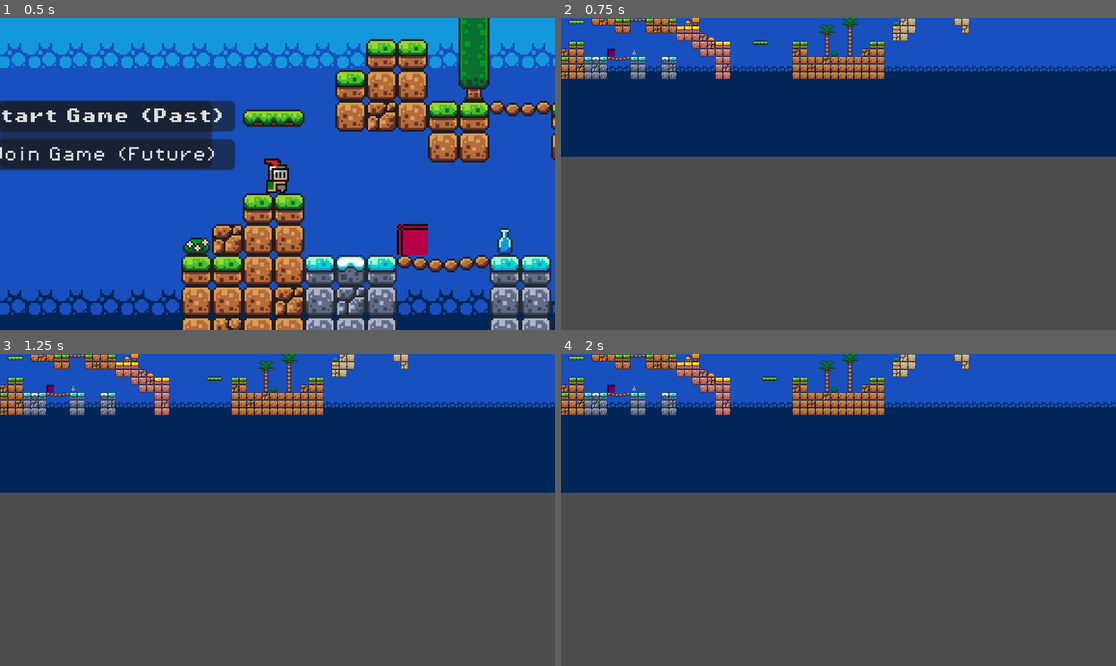
Above: before the commit, frames 1-4 (two rows, left to right).
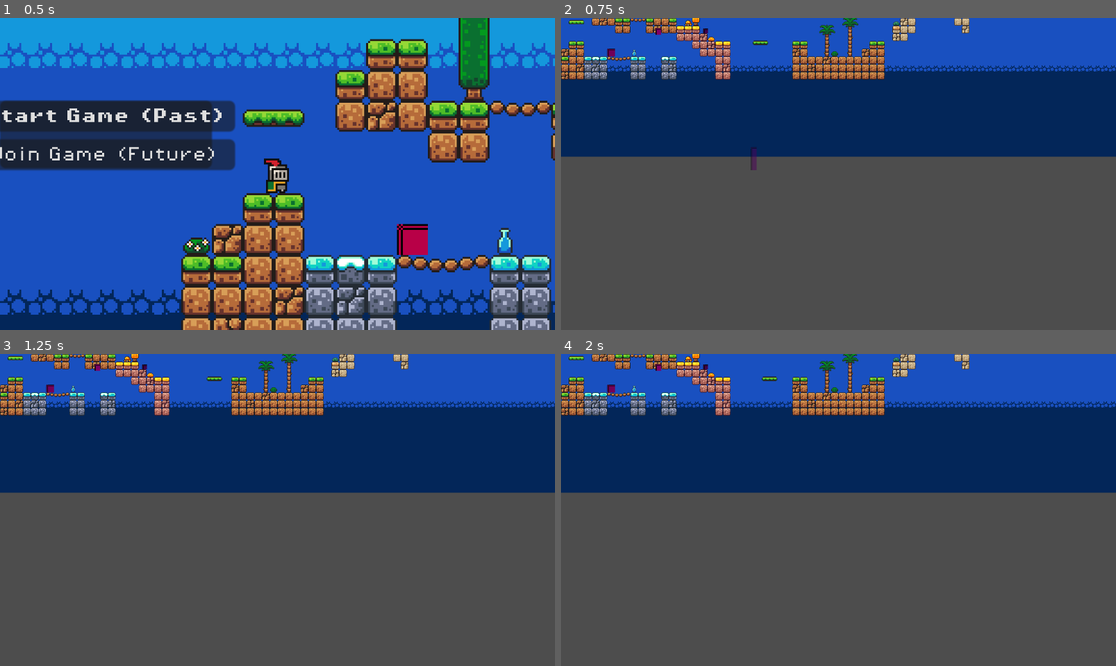
Above: after the commit, the same moments.

Repository: goodbless/first-game-in-godot
Game: Godot game, scene res://scenes/game.tscn
The game is run twice, just before and just after one commit, with the same random seed, the same clock (stepped at 60 frames per second) and the same inputs.
Inputs (mouse positions are in pixels of both pictures, inside the frame that each line leads up to):
- Up to frame 1 (0.5 s): no input
- Up to frame 2 (0.75 s): click "Join Game (Future)" at 0.5 s
- Up to frame 3 (1.25 s): no input
- Up to frame 4 (2 s): tap Enter at 1.25 s; move the mouse to (960, 494) at 1.27 s; hold Right (move_right) from 1.28 s (still down); tap X (attack) at 1.35 s; click (960, 494) at 1.42 s; tap Space (jump) at 1.52, 1.82 s

Frame 1 is identical in both runs. In frame 2, 0.1% of the frame differs, in the area x 17-36%, y 3-49%; in frame 3, less than 0.1%; in frame 4, less than 0.1%.

Commit message:
Add test room scene, CanvasLayer HUD, code-based button wiring, door arch glow feedback, era interactable diagnostics

Diff:
--- a/First Game/scenes/game.tscn
+++ b/First Game/scenes/game.tscn
@@ -8,7 +8,10 @@
 [ext_resource type="PackedScene" uid="uid://dtrbka1ef726o" path="res://scenes/killzone.tscn" id="5_x8euu"]
 [ext_resource type="FontFile" uid="uid://dbjl1e6kdxpl6" path="res://assets/fonts/PixelOperator8.ttf" id="7_8cblx"]
 [ext_resource type="Script" uid="uid://b366vfldudqpa" path="res://scripts/goal_zone.gd" id="11_goals"]
-[ext_resource type="PackedScene" path="res://scenes/objects/box.tscn" id="12_box"]
+[ext_resource type="PackedScene" uid="uid://c708tyxe3670o" path="res://scenes/objects/box.tscn" id="12_box"]
+[ext_resource type="PackedScene" path="res://scenes/objects/vase.tscn" id="13_vase"]
+[ext_resource type="PackedScene" path="res://scenes/objects/switch.tscn" id="14_switch"]
+[ext_resource type="PackedScene" path="res://scenes/objects/door.tscn" id="15_door"]
 
 [sub_resource type="TileSetAtlasSource" id="TileSetAtlasSource_ashvg"]
 texture = ExtResource("2_r1crl")
@@ -258,6 +261,15 @@
 [node name="Box" parent="Objects" unique_id=1757781263 instance=ExtResource("12_box")]
 position = Vector2(120, 20)
 
+[node name="Vase" parent="Objects" unique_id=963501404 instance=ExtResource("13_vase")]
+position = Vector2(200, 20)
+
+[node name="Switch" parent="Objects" unique_id=50843433 instance=ExtResource("14_switch")]
+position = Vector2(300, 20)
+
+[node name="Door" parent="Objects" unique_id=1282013233 instance=ExtResource("15_door")]
+position = Vector2(400, 10)
+
 [node name="Platforms" type="Node" parent="." unique_id=965775456]
 
 [node name="Platform" parent="Platforms" unique_id=602685749 instance=ExtResource("3_cmfc3")]
@@ -331,8 +343,6 @@
 position = Vector2(553, -131)
 shape = SubResource("RectangleShape2D_0tnpc")
 
-[connection signal="pressed" from="MultiplayerHUD/Panel/VBoxContainer/HostGame" to="GameManager" method="become_host"]
-[connection signal="pressed" from="MultiplayerHUD/Panel/VBoxContainer/JoinAsPlayer2" to="GameManager" method="join_as_player_2"]
 [connection signal="body_entered" from="PastGoal" to="PastGoal" method="_on_body_entered"]
 [connection signal="body_exited" from="PastGoal" to="PastGoal" method="_on_body_exited"]
 [connection signal="body_entered" from="FutureGoal" to="FutureGoal" method="_on_body_entered"]
--- a/First Game/scenes/objects/box.tscn
+++ b/First Game/scenes/objects/box.tscn
@@ -1,11 +1,11 @@
-[gd_scene load_steps=6 format=3]
+[gd_scene format=3 uid="uid://c708tyxe3670o"]
 
-[ext_resource type="Script" path="res://scripts/interactables/box.gd" id="1_box"]
+[ext_resource type="Script" uid="uid://u7tkwviudo0g" path="res://scripts/interactables/box.gd" id="1_box"]
+
+[sub_resource type="RectangleShape2D" id="BoxShape"]
+size = Vector2(16, 16)
 
 [sub_resource type="PlaceholderTexture2D" id="BoxTex"]
-size = Vector2(16, 16)
-
-[sub_resource type="RectangleShape2D" id="BoxShape"]
 size = Vector2(16, 16)
 
 [sub_resource type="RectangleShape2D" id="SensorShape"]
@@ -16,37 +16,37 @@
 properties/0/spawn = true
 properties/0/replication_mode = 1
 
-[node name="Box" type="CharacterBody2D"]
+[node name="Box" type="CharacterBody2D" unique_id=2056746295]
 script = ExtResource("1_box")
 
-[node name="CollisionShape2D" type="CollisionShape2D" parent="."]
+[node name="CollisionShape2D" type="CollisionShape2D" parent="." unique_id=1629149382]
 shape = SubResource("BoxShape")
 
-[node name="PastVisual" type="Node2D" parent="."]
+[node name="PastVisual" type="Node2D" parent="." unique_id=1918250063]
 
-[node name="Sprite2D" type="Sprite2D" parent="PastVisual"]
+[node name="Sprite2D" type="Sprite2D" parent="PastVisual" unique_id=1096023125]
+modulate = Color(0.72, 0.5, 0.28, 1)
 texture = SubResource("BoxTex")
-modulate = Color(0.72, 0.5, 0.28, 1)
 
-[node name="FutureVisual" type="Node2D" parent="."]
+[node name="FutureVisual" type="Node2D" parent="." unique_id=1190098160]
 
-[node name="Sprite2D" type="Sprite2D" parent="FutureVisual"]
+[node name="Sprite2D" type="Sprite2D" parent="FutureVisual" unique_id=212797583]
+modulate = Color(0.45, 0.4, 0.35, 1)
 texture = SubResource("BoxTex")
-modulate = Color(0.45, 0.4, 0.35, 1)
 
-[node name="PushLeft" type="Area2D" parent="."]
+[node name="PushLeft" type="Area2D" parent="." unique_id=1080111757]
 position = Vector2(-11, 0)
 collision_mask = 6
 
-[node name="CollisionShape2D" type="CollisionShape2D" parent="PushLeft"]
+[node name="CollisionShape2D" type="CollisionShape2D" parent="PushLeft" unique_id=292949071]
 shape = SubResource("SensorShape")
 
-[node name="PushRight" type="Area2D" parent="."]
+[node name="PushRight" type="Area2D" parent="." unique_id=2135219786]
 position = Vector2(11, 0)
 collision_mask = 6
 
-[node name="CollisionShape2D" type="CollisionShape2D" parent="PushRight"]
+[node name="CollisionShape2D" type="CollisionShape2D" parent="PushRight" unique_id=2010948976]
 shape = SubResource("SensorShape")
 
-[node name="Synchronizer" type="MultiplayerSynchronizer" parent="."]
+[node name="Synchronizer" type="MultiplayerSynchronizer" parent="." unique_id=820741748]
 replication_config = SubResource("BoxSync")
--- /dev/null
+++ b/First Game/scenes/test_room.tscn
@@ -0,0 +1,193 @@
+[gd_scene format=3 uid="uid://cm130kmm1322o"]
+
+[ext_resource type="Script" uid="uid://clw81guyetrjo" path="res://scripts/game_manager.gd" id="1_gm"]
+[ext_resource type="PackedScene" uid="uid://dqnaqj8yb6hwd" path="res://scenes/player.tscn" id="2_player"]
+[ext_resource type="Script" uid="uid://b366vfldudqpa" path="res://scripts/goal_zone.gd" id="3_goal"]
+[ext_resource type="PackedScene" uid="uid://dtrbka1ef726o" path="res://scenes/killzone.tscn" id="4_kz"]
+[ext_resource type="PackedScene" uid="uid://c708tyxe3670o" path="res://scenes/objects/box.tscn" id="5_box"]
+[ext_resource type="PackedScene" path="res://scenes/objects/vase.tscn" id="6_vase"]
+[ext_resource type="PackedScene" path="res://scenes/objects/switch.tscn" id="7_switch"]
+[ext_resource type="PackedScene" path="res://scenes/objects/door.tscn" id="8_door"]
+[ext_resource type="FontFile" uid="uid://c53kogtyjwsss" path="res://assets/fonts/PixelOperator8-Bold.ttf" id="9_fontb"]
+[ext_resource type="FontFile" uid="uid://dbjl1e6kdxpl6" path="res://assets/fonts/PixelOperator8.ttf" id="10_font"]
+
+[sub_resource type="RectangleShape2D" id="FloorAShape"]
+size = Vector2(416, 16)
+
+[sub_resource type="PlaceholderTexture2D" id="FloorATex"]
+size = Vector2(416, 16)
+
+[sub_resource type="RectangleShape2D" id="FloorBShape"]
+size = Vector2(186, 16)
+
+[sub_resource type="PlaceholderTexture2D" id="FloorBTex"]
+size = Vector2(186, 16)
+
+[sub_resource type="RectangleShape2D" id="WallShape"]
+size = Vector2(16, 232)
+
+[sub_resource type="PlaceholderTexture2D" id="WallTex"]
+size = Vector2(16, 232)
+
+[sub_resource type="RectangleShape2D" id="CeilingShape"]
+size = Vector2(672, 16)
+
+[sub_resource type="PlaceholderTexture2D" id="CeilingTex"]
+size = Vector2(672, 16)
+
+[sub_resource type="WorldBoundaryShape2D" id="KillzoneShape"]
+
+[sub_resource type="RectangleShape2D" id="GoalShape"]
+size = Vector2(20, 70)
+
+[node name="TestRoom" type="Node2D" unique_id=1611006981]
+script = ExtResource("1_gm")
+
+[node name="Level" type="Node2D" parent="." unique_id=1271458255]
+
+[node name="GroundA" type="StaticBody2D" parent="Level" unique_id=776659089]
+position = Vector2(192, 108)
+
+[node name="CollisionShape2D" type="CollisionShape2D" parent="Level/GroundA" unique_id=2041111902]
+shape = SubResource("FloorAShape")
+
+[node name="Sprite2D" type="Sprite2D" parent="Level/GroundA" unique_id=28387924]
+modulate = Color(0.24, 0.27, 0.3, 1)
+texture = SubResource("FloorATex")
+
+[node name="GroundB" type="StaticBody2D" parent="Level" unique_id=885874680]
+position = Vector2(563, 108)
+
+[node name="CollisionShape2D" type="CollisionShape2D" parent="Level/GroundB" unique_id=1047158771]
+shape = SubResource("FloorBShape")
+
+[node name="Sprite2D" type="Sprite2D" parent="Level/GroundB" unique_id=699725217]
+modulate = Color(0.24, 0.27, 0.3, 1)
+texture = SubResource("FloorBTex")
+
+[node name="LeftWall" type="StaticBody2D" parent="Level" unique_id=1094984701]
+position = Vector2(-8, 0)
+
+[node name="CollisionShape2D" type="CollisionShape2D" parent="Level/LeftWall" unique_id=2044048087]
+shape = SubResource("WallShape")
+
+[node name="Sprite2D" type="Sprite2D" parent="Level/LeftWall" unique_id=259123960]
+modulate = Color(0.2, 0.22, 0.25, 1)
+texture = SubResource("WallTex")
+
+[node name="RightWall" type="StaticBody2D" parent="Level" unique_id=610959921]
+position = Vector2(648, 0)
+
+[node name="CollisionShape2D" type="CollisionShape2D" parent="Level/RightWall" unique_id=953928271]
+shape = SubResource("WallShape")
+
+[node name="Sprite2D" type="Sprite2D" parent="Level/RightWall" unique_id=1574029593]
+modulate = Color(0.2, 0.22, 0.25, 1)
+texture = SubResource("WallTex")
+
+[node name="Ceiling" type="StaticBody2D" parent="Level" unique_id=970822897]
+position = Vector2(320, -108)
+
+[node name="CollisionShape2D" type="CollisionShape2D" parent="Level/Ceiling" unique_id=224563774]
+shape = SubResource("CeilingShape")
+
+[node name="Sprite2D" type="Sprite2D" parent="Level/Ceiling" unique_id=1487537355]
+modulate = Color(0.2, 0.22, 0.25, 1)
+texture = SubResource("CeilingTex")
+
+[node name="Objects" type="Node2D" parent="." unique_id=2077598514]
+
+[node name="Box" parent="Objects" unique_id=1349724052 instance=ExtResource("5_box")]
+position = Vector2(150, 40)
+
+[node name="Vase" parent="Objects" unique_id=1386730635 instance=ExtResource("6_vase")]
+position = Vector2(220, 40)
+
+[node name="Switch" parent="Objects" unique_id=707042492 instance=ExtResource("7_switch")]
+position = Vector2(290, 40)
+
+[node name="Door" parent="Objects" unique_id=1745019336 instance=ExtResource("8_door")]
+position = Vector2(350, 20)
+
+[node name="Player" parent="." unique_id=1149967040 instance=ExtResource("2_player")]
+position = Vector2(60, 40)
+
+[node name="Camera2D" type="Camera2D" parent="Player" unique_id=1744037603]
+position = Vector2(0, -7)
+zoom = Vector2(4, 4)
+position_smoothing_enabled = true
+
+[node name="Players" type="Node2D" parent="." unique_id=779539851]
+position = Vector2(60, 40)
+
+[node name="MultiplayerSpawner" type="MultiplayerSpawner" parent="." unique_id=2098103311]
+_spawnable_scenes = PackedStringArray("uid://u6e7d34la27u")
+spawn_path = NodePath("../Players")
+spawn_limit = 2
+
+[node name="Killzone" parent="." unique_id=975202292 instance=ExtResource("4_kz")]
+position = Vector2(320, 160)
+
+[node name="CollisionShape2D" type="CollisionShape2D" parent="Killzone" unique_id=1786211310]
+shape = SubResource("KillzoneShape")
+
+[node name="PastGoal" type="Area2D" parent="." unique_id=954575886]
+position = Vector2(560, 65)
+collision_mask = 2
+script = ExtResource("3_goal")
+
+[node name="CollisionShape2D" type="CollisionShape2D" parent="PastGoal" unique_id=284546454]
+shape = SubResource("GoalShape")
+
+[node name="FutureGoal" type="Area2D" parent="." unique_id=246416478]
+position = Vector2(615, 65)
+collision_mask = 4
+script = ExtResource("3_goal")
+goal_era = 2
+
+[node name="CollisionShape2D" type="CollisionShape2D" parent="FutureGoal" unique_id=1339981108]
+shape = SubResource("GoalShape")
+
+[node name="HUDLayer" type="CanvasLayer" parent="." unique_id=47053609]
+
+[node name="MultiplayerHUD" type="Control" parent="HUDLayer" unique_id=1734410826]
+unique_name_in_owner = true
+layout_mode = 3
+anchors_preset = 0
+offset_left = 10.0
+offset_top = 10.0
+offset_right = 230.0
+offset_bottom = 120.0
+
+[node name="Panel" type="Panel" parent="HUDLayer/MultiplayerHUD" unique_id=1974426622]
+layout_mode = 1
+anchors_preset = 15
+anchor_right = 1.0
+anchor_bottom = 1.0
+grow_horizontal = 2
+grow_vertical = 2
+
+[node name="VBoxContainer" type="VBoxContainer" parent="HUDLayer/MultiplayerHUD/Panel" unique_id=1668508809]
+layout_mode = 1
+anchors_preset = 15
+anchor_right = 1.0
+anchor_bottom = 1.0
+grow_horizontal = 2
+grow_vertical = 2
+
+[node name="HostGame" type="Button" parent="HUDLayer/MultiplayerHUD/Panel/VBoxContainer" unique_id=1469227203]
+layout_mode = 2
+theme_override_fonts/font = ExtResource("9_fontb")
+theme_override_font_sizes/font_size = 8
+text = "Start Game (Past)"
+
+[node name="JoinAsPlayer2" type="Button" parent="HUDLayer/MultiplayerHUD/Panel/VBoxContainer" unique_id=160362513]
+layout_mode = 2
+theme_override_fonts/font = ExtResource("10_font")
+theme_override_font_sizes/font_size = 8
+text = "Join Game (Future)"
+
+[connection signal="body_entered" from="PastGoal" to="PastGoal" method="_on_body_entered"]
+[connection signal="body_exited" from="PastGoal" to="PastGoal" method="_on_body_exited"]
+[connection signal="body_entered" from="FutureGoal" to="FutureGoal" method="_on_body_entered"]
+[connection signal="body_exited" from="FutureGoal" to="FutureGoal" method="_on_body_exited"]
--- a/First Game/scripts/game_manager.gd
+++ b/First Game/scripts/game_manager.gd
@@ -1,4 +1,6 @@
 extends Node
+
+## Per-level flow controller: HUD wiring, respawn scheduling, win/lose.
 
 const PLAYER_RESPAWN_DELAY := 1.0
 
@@ -6,6 +8,8 @@
 
 
 func _ready() -> void:
+	_connect_hud()
+
 	if OS.has_feature("dedicated_server"):
 		print("Running as dedicated server")
 		MultiplayerManager.become_host()
@@ -17,6 +21,13 @@
 			MultiplayerManager.respawn_all_players()
 
 
+func _connect_hud() -> void:
+	if multiplayer_hud == null:
+		return
+	multiplayer_hud.get_node("Panel/VBoxContainer/HostGame").pressed.connect(become_host)
+	multiplayer_hud.get_node("Panel/VBoxContainer/JoinAsPlayer2").pressed.connect(join_as_player_2)
+
+
 func become_host():
 	multiplayer_hud.hide()
 	MultiplayerManager.become_host()
--- a/First Game/scripts/interactables/door.gd
+++ b/First Game/scripts/interactables/door.gd
@@ -15,6 +15,7 @@
 	super()
 	add_to_group("doors")
 	_update_state()
+	print("door: ready at ", position, " open=", open, " layer=", collision_layer)
 
 
 func _physics_process(delta: float) -> void:
@@ -26,6 +27,9 @@
 	var gate := get_node_or_null("PastVisual/Gate")
 	if gate != null:
 		gate.visible = not open
+	var arch := get_node_or_null("FutureVisual/Arch")
+	if arch != null:
+		arch.modulate = Color(0.4, 1.0, 0.8, 0.9) if open else Color(0.3, 0.3, 0.35, 0.5)
 
 
 func reset_level() -> void:
--- a/First Game/scripts/interactables/switch.gd
+++ b/First Game/scripts/interactables/switch.gd
@@ -25,6 +25,7 @@
 		return
 	for body in sensor.get_overlapping_bodies():
 		if _can_interact(body) and Input.is_action_just_pressed("attack"):
+			print("switch: activate requested by ", body.name)
 			request_activate.rpc()
 			return
 
@@ -44,10 +45,14 @@
 func request_activate() -> void:
 	if not multiplayer.is_server() or active:
 		return
-	if MultiplayerManager.era_of(multiplayer.get_remote_sender_id()) != owner_era:
+	var sender_era := MultiplayerManager.era_of(multiplayer.get_remote_sender_id())
+	print("switch: request from peer ", multiplayer.get_remote_sender_id(), " era ", sender_era, " (owner ", owner_era, ")")
+	if sender_era != owner_era:
 		return
 	active = true
-	for door in get_tree().get_nodes_in_group("doors"):
+	var doors := get_tree().get_nodes_in_group("doors")
+	print("switch: activating ", doors.size(), " doors")
+	for door in doors:
 		door.open = true
 
 
--- a/First Game/scripts/interactables/vase.gd
+++ b/First Game/scripts/interactables/vase.gd
@@ -24,6 +24,7 @@
 		return
 	for body in sensor.get_overlapping_bodies():
 		if _can_interact(body) and Input.is_action_just_pressed("attack"):
+			print("vase: break requested by ", body.name)
 			request_break.rpc()
 			return
 
